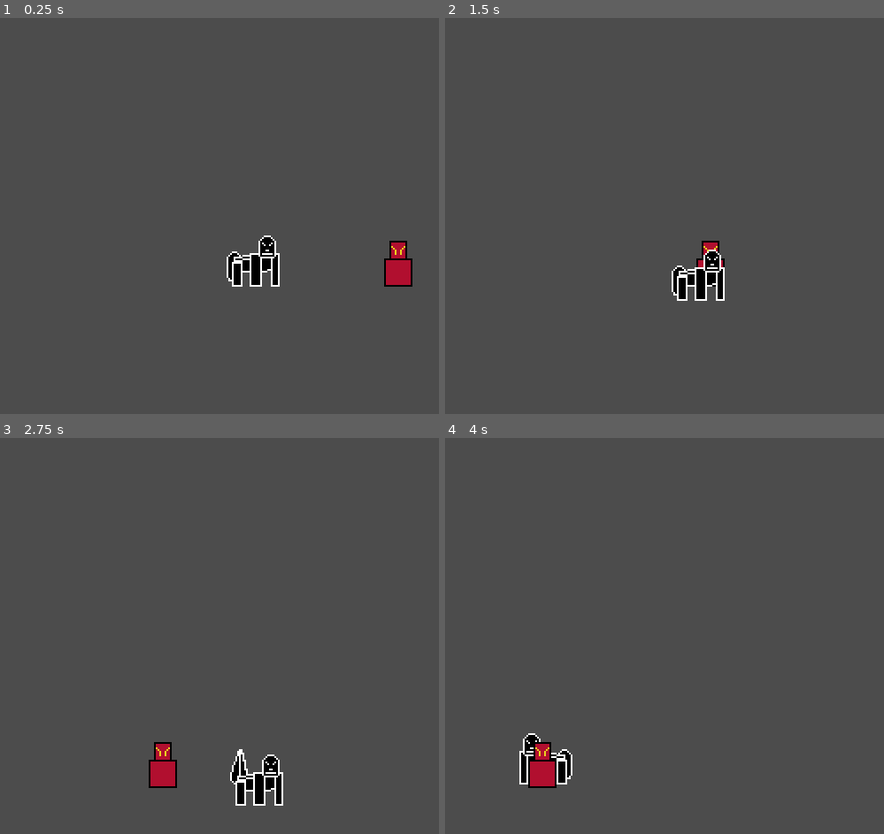
Above: before the commit, frames 1-4 (two rows, left to right).
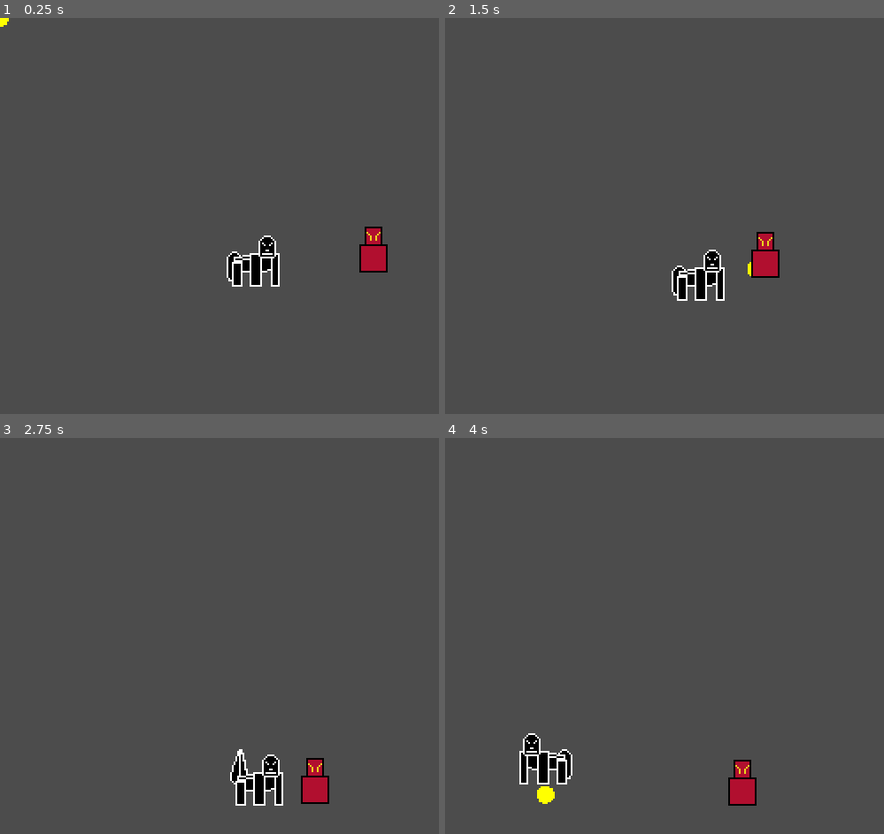
Above: after the commit, the same moments.

Repository: Galbenshire/Skongk---The-Skunk-Ape
Game: Godot game, scene res://game/Game.tscn
Same seed, same stepped clock (60 frames per second), same inputs: the game is played once before the commit and once after it. The project has no main scene, so this scene is started directly.
Inputs:
- Up to frame 1 (0.25 s): no input
- Up to frame 2 (1.5 s): tap Enter at 0.5 s; hold D (ui_right) 0.53-1.28 s; hold Q (skongk_punch) 0.53-1.28 s; hold S (ui_down) from 1.28 s (still down); tap Shift (skongk_run) at 1.35 s
- Up to frame 3 (2.75 s): release S (ui_down) at 2.03 s; hold D (ui_right) from 2.03 s (still down); hold E (skongk_skunk_move) from 2.03 s (still down)
- Up to frame 4 (4 s): release D (ui_right) at 2.78 s; release E (skongk_skunk_move) at 2.78 s; hold W (ui_up) 2.78-3.53 s; tap Q (skongk_punch) at 2.85 s; hold A (ui_left) from 3.53 s (still down); hold Shift (skongk_run) from 3.53 s (still down)

The runs differ from the first frame. In frame 1, 1.3% of the frame differs, in the area x 0-94%, y 0-68%; in frame 2, 0.8%; in frame 3, 1.3%; in frame 4, 1.4%, in the area x 18-71%, y 76-93%.

Commit message:
- Refined the movement of the enemy

Diff:
--- a/entities/enemies/Enemy.tscn
+++ b/entities/enemies/Enemy.tscn
@@ -16,3 +16,9 @@
 
 [node name="Collision" type="CollisionShape2D" parent="."]
 shape = SubResource( 1 )
+
+[node name="TargetUpdater" type="Timer" parent="."]
+process_mode = 0
+wait_time = 0.35
+autostart = true
+[connection signal="timeout" from="TargetUpdater" to="." method="_on_TargetUpdater_timeout"]
--- a/entities/enemies/enemy.gd
+++ b/entities/enemies/enemy.gd
@@ -1,19 +1,53 @@
 extends KinematicBody2D
+
+enum States {GO_TO_TARGET, IDLE, ATTACK}
 
 export (float) var move_speed : float = 60.0
 
+var current_state : int = States.GO_TO_TARGET
+
 var _skongk_ref : KinematicBody2D
 var _target : Vector2
-var target_angle
+var _target_y_offset : float = 0.0
+var _target_updates : int = 0
 
 func _ready() -> void:
+	_get_skongk_reference()
+	if !_skongk_ref:
+		_target = position
+		$TargetUpdater.stop()
+
+	randomize()
+	_target_y_offset = rand_range(-32.0, 32)
+
+func _draw() -> void:
+	draw_circle(to_local(_target), 5, Color.yellow)
+
+func _process(delta: float) -> void:
+	update()
+
+func _physics_process(delta : float) -> void:
+	match current_state:
+		States.GO_TO_TARGET:
+			if position.distance_to(_target) < 5.0:
+				current_state = States.IDLE
+			else:
+				var target_angle = Vector2.RIGHT.rotated(get_angle_to(_target))
+				move_and_slide(target_angle * move_speed)
+
+		States.IDLE:
+			if position.distance_to(_target) > 32.0:
+				current_state = States.GO_TO_TARGET
+
+func _get_skongk_reference() -> void:
 	var skongk_group = get_tree().get_nodes_in_group("skongk")
 	if !skongk_group.empty():
 		_skongk_ref = skongk_group[0]
 
-func _physics_process(delta : float) -> void:
-	_target = _skongk_ref.position
-	_target.x -= 64
-
-	target_angle = Vector2.RIGHT.rotated(get_angle_to(_target))
-	move_and_slide(target_angle * move_speed)
+func _on_TargetUpdater_timeout():
+	_target = _skongk_ref.position + Vector2(32 * _skongk_ref.current_direction, _target_y_offset)
+	if _target_updates >= 4:
+		_target_y_offset = rand_range(-32.0, 32)
+		_target_updates = 0
+	else:
+		_target_updates += 1
--- a/game/Game.tscn
+++ b/game/Game.tscn
@@ -20,7 +20,7 @@
 run_multiplier = 2.0
 
 [node name="Enemy" parent="Playfield/Entities" instance=ExtResource( 2 )]
-position = Vector2( 240, 144 )
+position = Vector2( 224, 144 )
 
 [node name="Boundaries" type="StaticBody2D" parent="Playfield"]
 editor/display_folded = true
